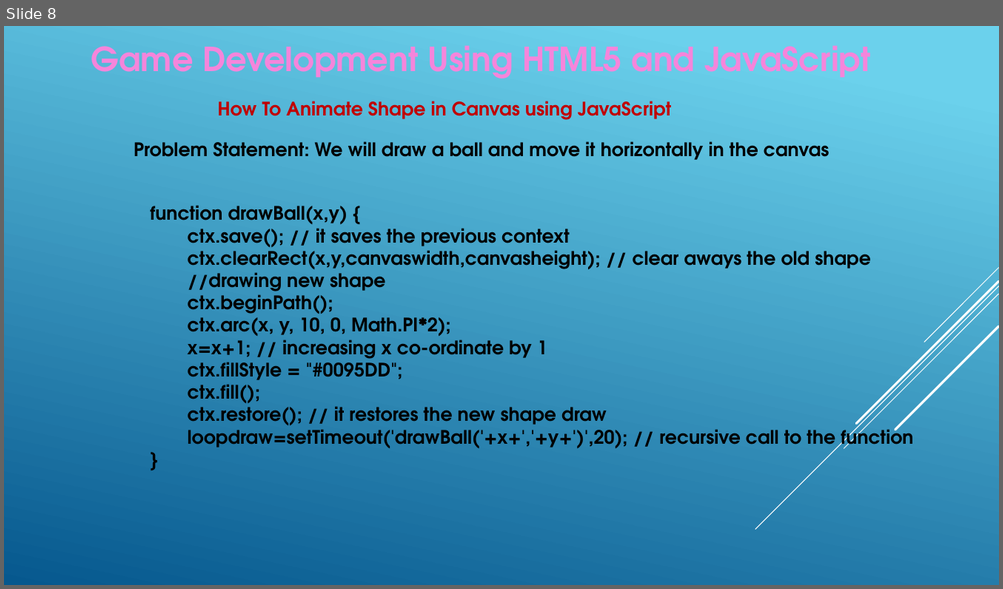
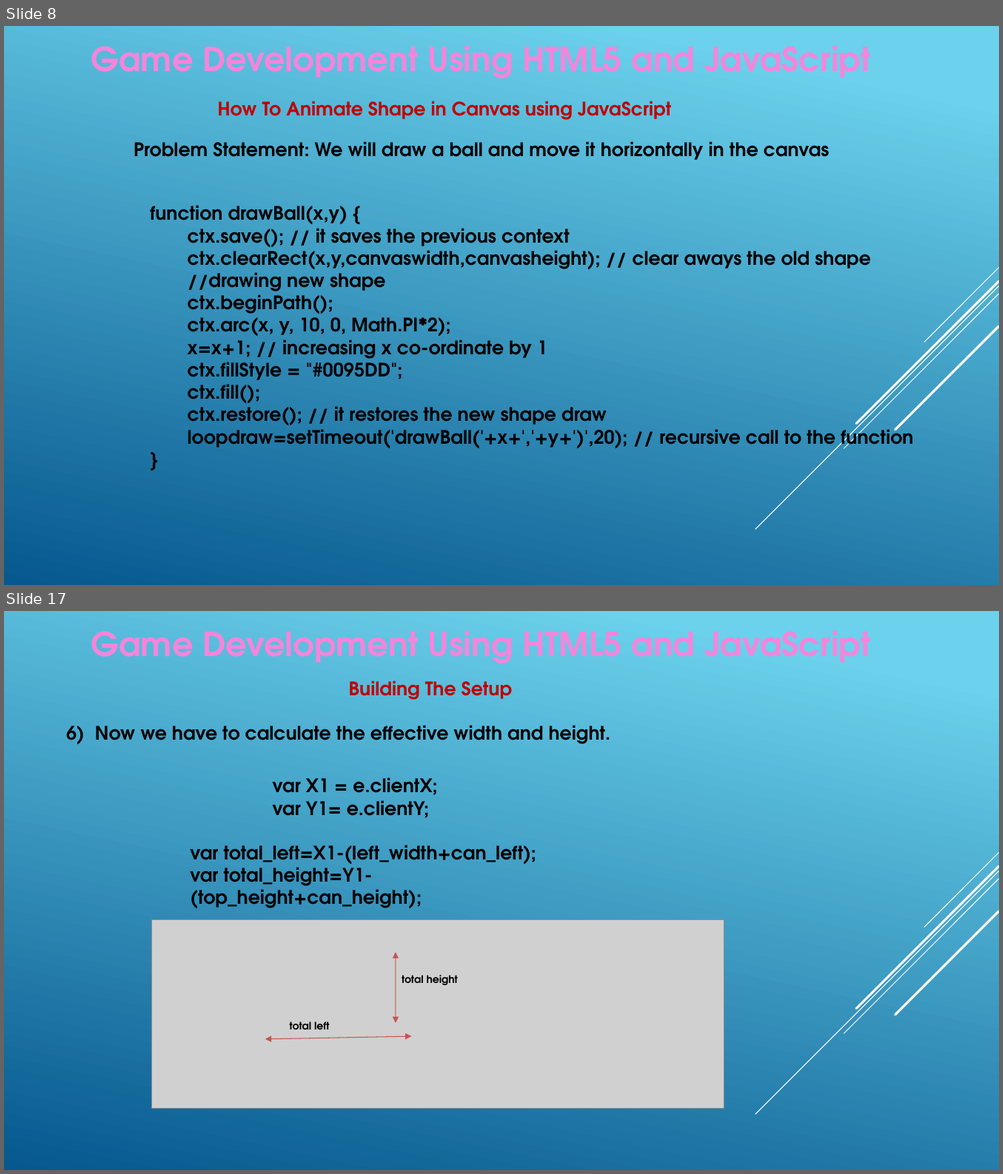
Before and after one commit to alok001/GameDevelopmentJS, a slide deck: GameDevelopment_Session.pptx. Shown one above the other, each under a label of ours: slide 8 before the commit, slides 8 and 17 after it; the slides between them are not shown. The pictures are 1003x589 and 1003x1174 pixels, drawn with LibreOffice and Linux fonts; fonts in the diff are those of the drawing; grey boxes stand for pictures. Boxes give left, top, right and bottom in pixels: in the first picture for what was removed or moved away, otherwise in the second. Text is boxed around its words. In the diff, an @@ line names an element or a change of style, - is before the commit and + after.

Commit message:
latest game is here

```diff
--- a/GameDevelopment_Session.pptx
+++ b/GameDevelopment_Session.pptx
@@ slide 17 added at bbox=[4, 611, 999, 1170], background gradient #6ED2EB to #06588E; not listed: 5 template elements that a slide beside it also shows @@
@@ text added at bbox=[91, 630, 871, 664], 32 pt, text #F585DB, bold @@
+Game Development Using HTML5 and JavaScript
@@ text added at bbox=[349, 681, 512, 700], 18 pt, text #C00000, bold @@
+Building The Setup
@@ text added at bbox=[66, 725, 611, 744], 18 pt, text #000000, bold @@
+6) Now we have to calculate the effective width and height.
@@ text added at bbox=[273, 777, 437, 818], 18 pt, text #000000, bold @@
+var X1 = e.clientX;
+var Y1= e.clientY;
@@ text added at bbox=[190, 845, 537, 908], 18 pt, text #000000, bold @@
+var total_left=X1-(left_width+can_left);
+var total_height=Y1-(top_height+can_height);
@@ picture added at bbox=[152, 920, 724, 1109] @@
@@ double arrow added from (395, 953) to (395, 1024), #C00000 0.75 pt @@
@@ text added at bbox=[401, 975, 458, 985], 10 pt, text #000000, bold @@
+total height
@@ text added at bbox=[290, 1022, 330, 1030], 10 pt, text #000000, bold @@
+total left
@@ double arrow added from (265, 1039) to (412, 1037), #C00000 0.75 pt @@
```
Also in this commit, not shown: 1 slide changed, 11 other slides added.
